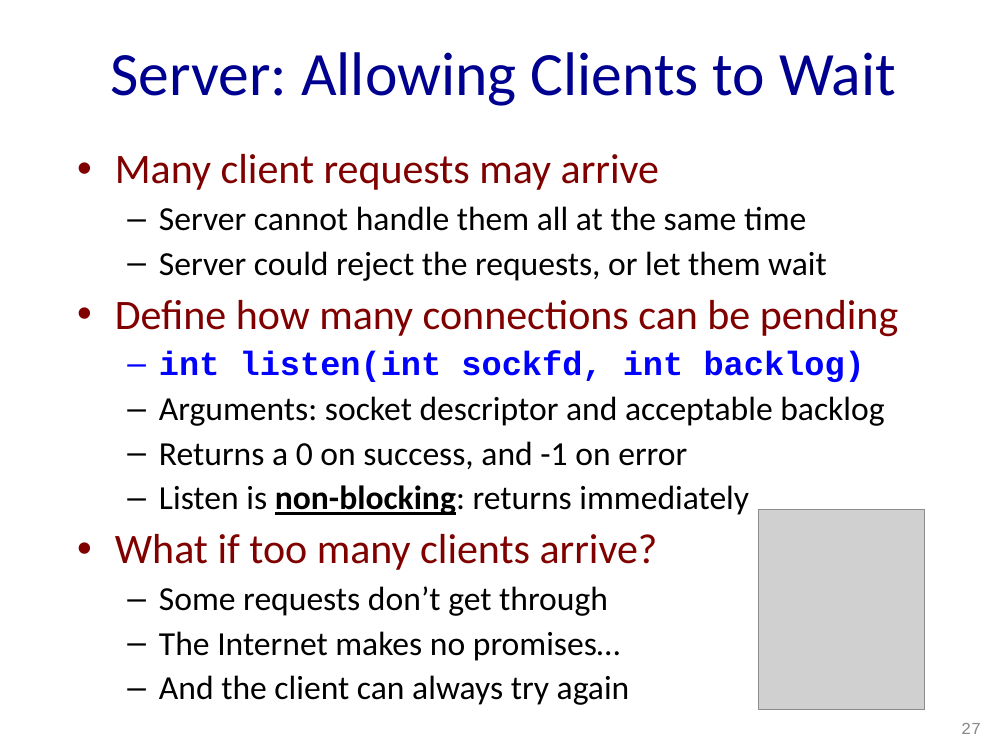
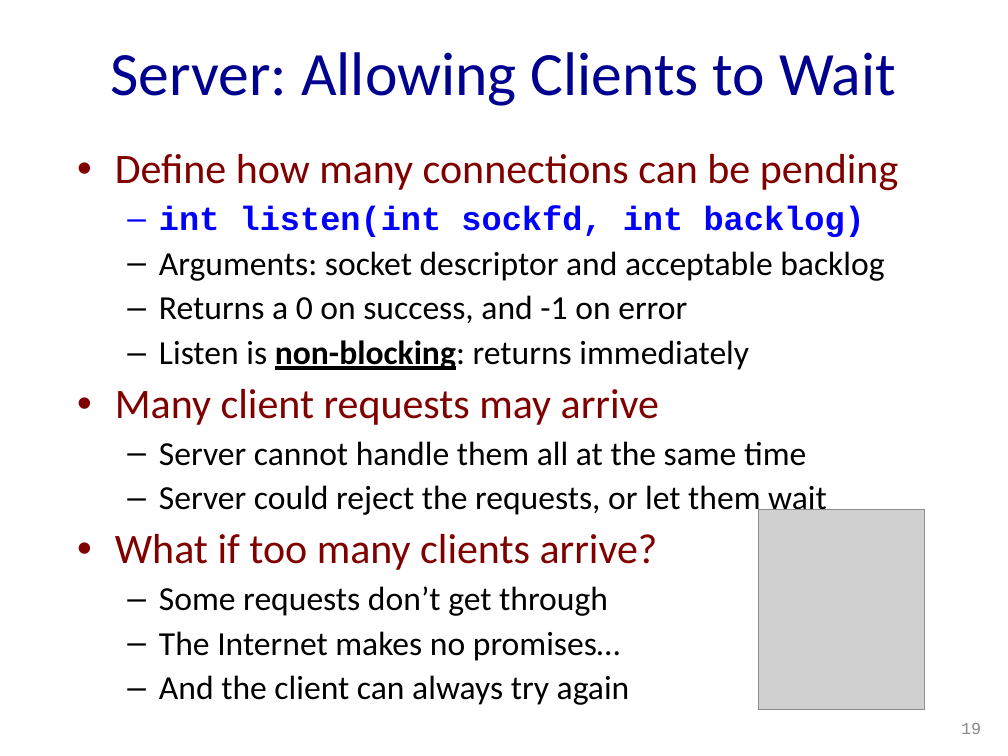
Before and after one commit to sepehrabdous/Computer_Networks_Spring21, a slide deck: slide 19 of assignment0/presentation_slides/socket_programming.ppt (slide 27 before the commit). Drawn at 1008x756 pixels with LibreOffice and Linux fonts; fonts in the diff are those of the drawing; grey boxes stand for pictures. Boxes give left, top, right and bottom in pixels: in the first picture for what was removed or moved away, otherwise in the second. Text is boxed around its words. In the diff, an @@ line names an element or a change of style, - is before the commit and + after.

Commit message:
update the presentation

```diff
--- a/assignment0/presentation_slides/socket_programming.ppt
+++ b/assignment0/presentation_slides/socket_programming.ppt
@@ text at bbox=[115, 154, 827, 281]: paragraphs removed @@
-• Many client requests may arrive
-  – Server cannot handle them all at the same time
-  – Server could reject the requests, or let them wait
@@ text at bbox=[115, 389, 827, 518]: paragraphs added @@
+• Many client requests may arrive
+  – Server cannot handle them all at the same time
+  – Server could reject the requests, or let them wait
@@ page number at bbox=[961, 723, 981, 734]: text changed @@
-27
+19
```
Also in this commit, not shown: 1 other slide changed, 10 slides removed.
